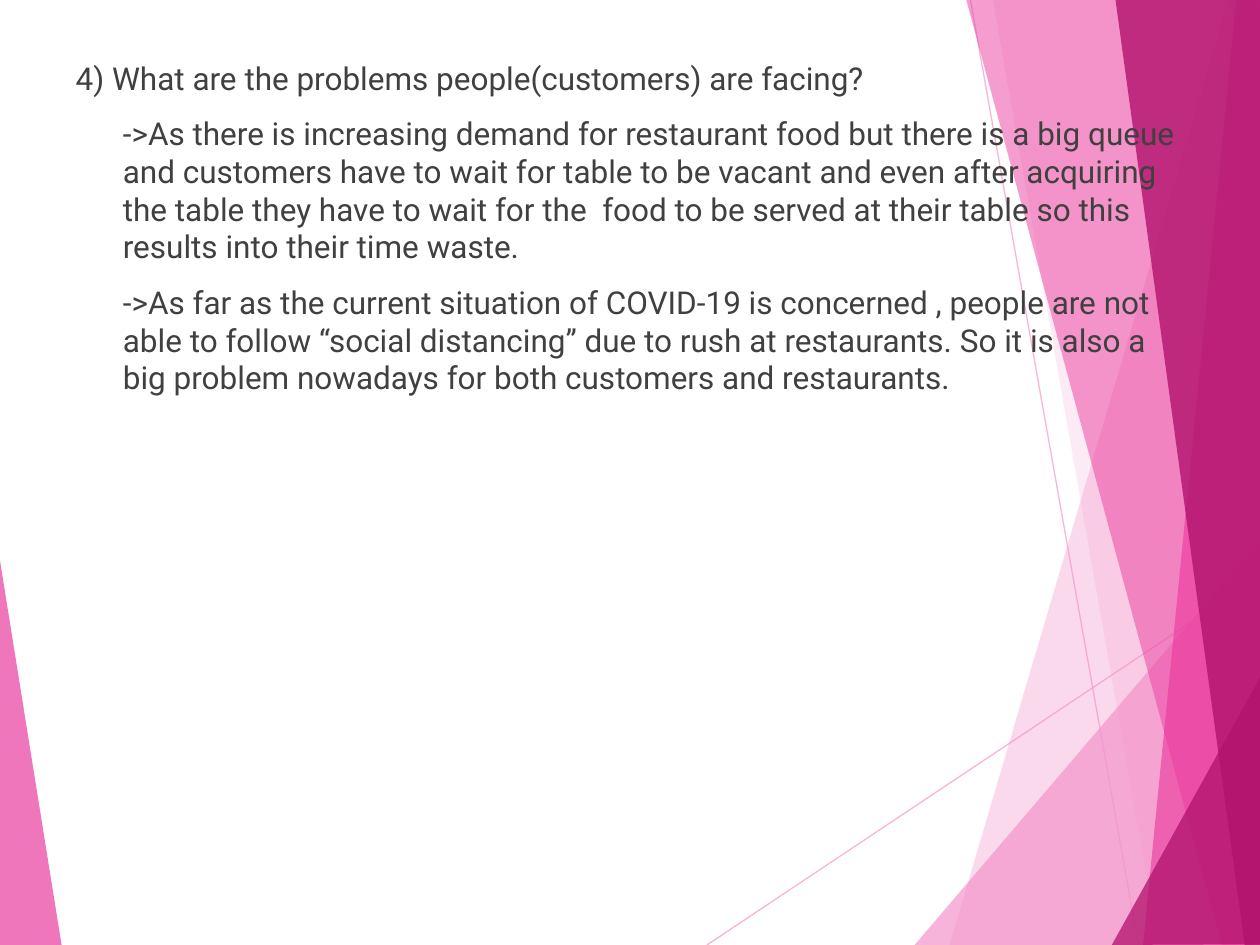
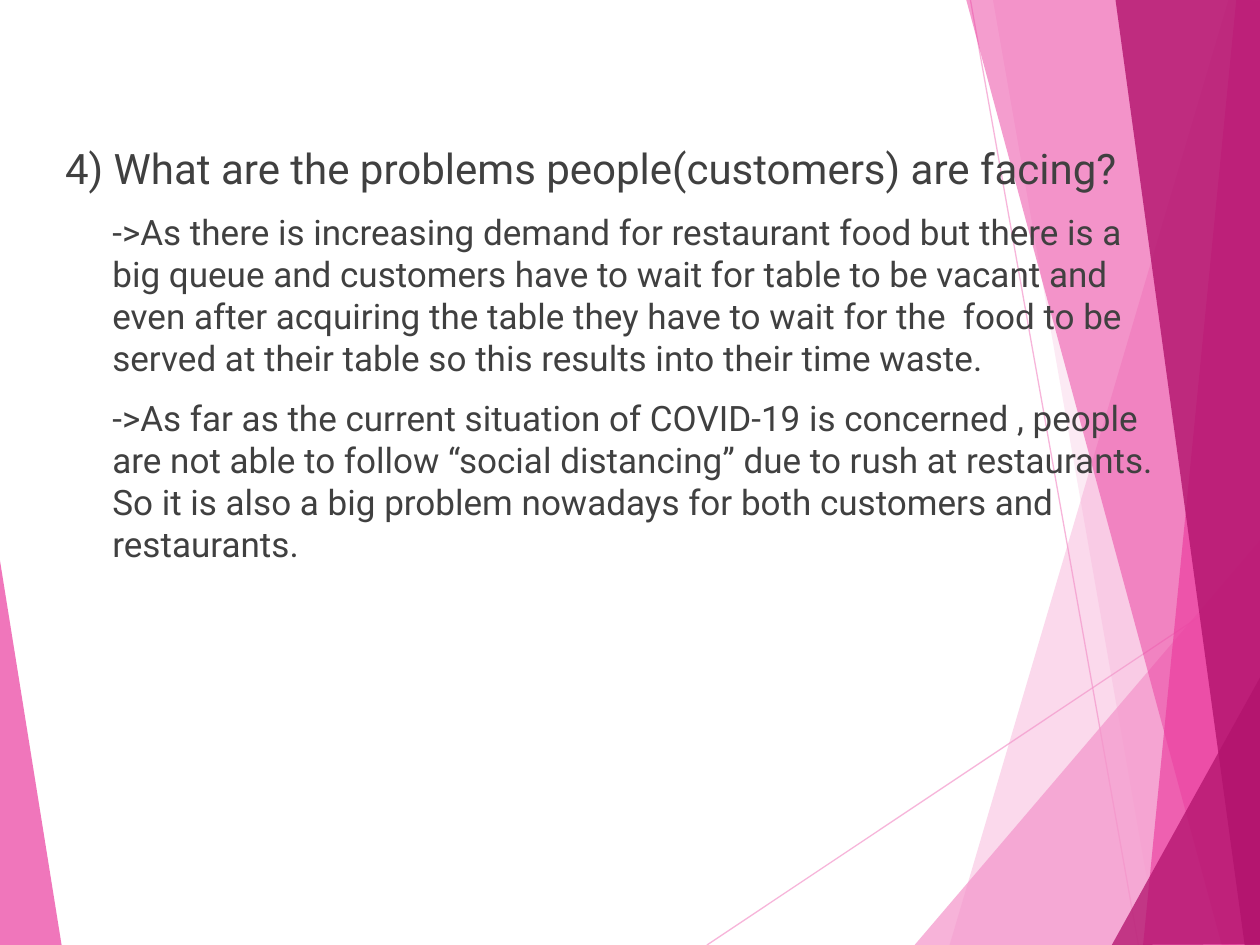
Before and after one commit to saaarvesh/FINALYEAR_PROJECT, a slide deck: slide 4 of Presentation/Project_Presentation.pptx. Drawn at 1260x945 pixels with LibreOffice and Linux fonts; fonts in the diff are those of the drawing. Boxes give left, top, right and bottom in pixels: in the first picture for what was removed or moved away, otherwise in the second. Text is boxed around its words. In the diff, an @@ line names an element or a change of style, - is before the commit and + after.

Commit message:
font of ppt is updated

```diff
--- a/Presentation/Project_Presentation.pptx
+++ b/Presentation/Project_Presentation.pptx
@@ text "4) What are the problems ...": place and size @@
-text "4) What are the problems ..." at [76, 65, 1174, 396]
+text "4) What are the problems ..." at [65, 146, 1152, 558]
@@ text "4) What are the problems ..." at [65, 146, 1152, 558]: size 18 to 24 pt in "4) What are the problems people(customers) are ..."; size 18 to 20 pt in "->As there is increasing demand for restaurant ...", "->As far as the current situation of ..." @@
```
Also in this commit, not shown: 17 other slides changed, 1 slide added, 1 slide removed.
